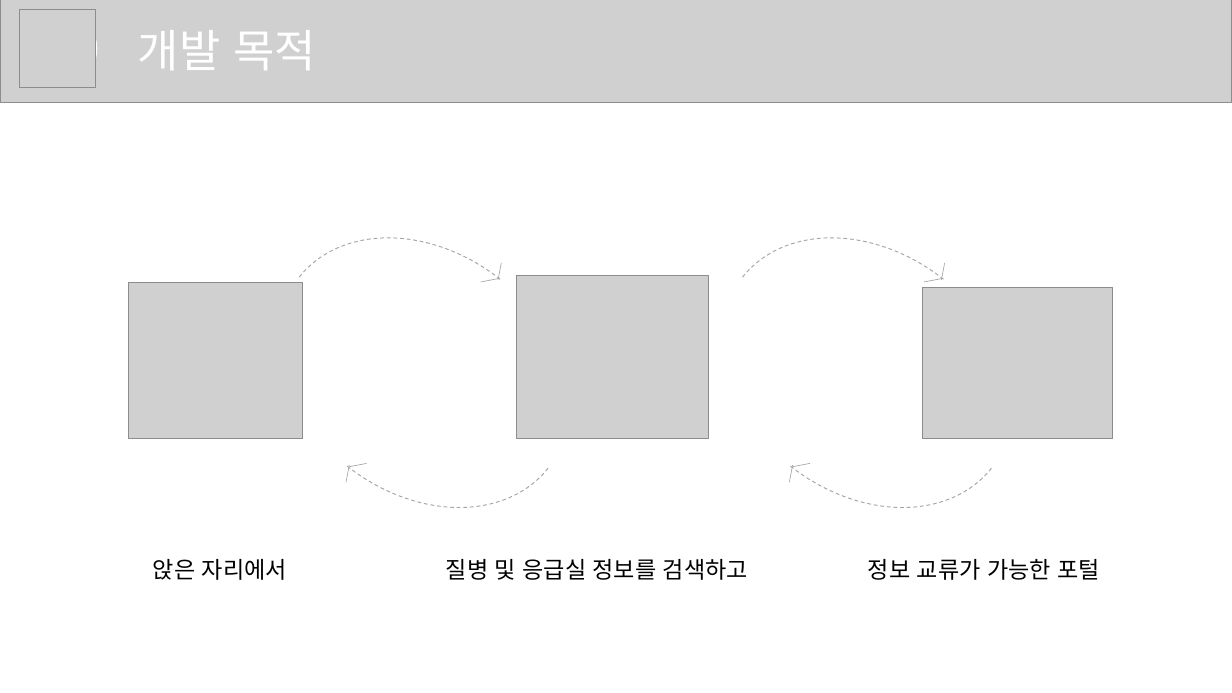
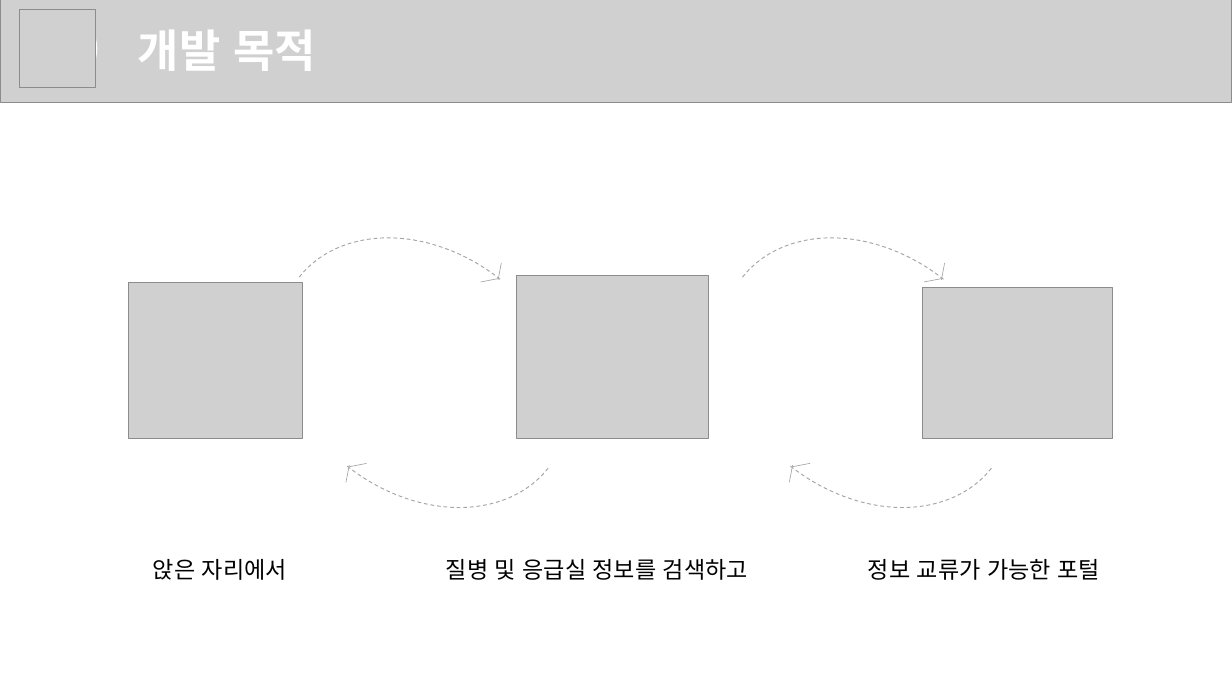
Before and after one commit to SleepingAlbaricoque/swiftER, a slide deck: slide 2 of swiftER 발표 보고서.pptx. Drawn at 1232x693 pixels with LibreOffice and Linux fonts; fonts in the diff are those of the drawing; grey boxes stand for pictures. Boxes give left, top, right and bottom in pixels: in the first picture for what was removed or moved away, otherwise in the second. Text is boxed around its words. In the diff, an @@ line names an element or a change of style, - is before the commit and + after.

```diff
--- a/swiftER 발표 보고서.pptx
+++ b/swiftER 발표 보고서.pptx
@@ text "개발 목적" at <box>138,30,316,71</box>: bold on @@
```
Also in this commit, not shown: 8 other slides changed, 1 slide added.
